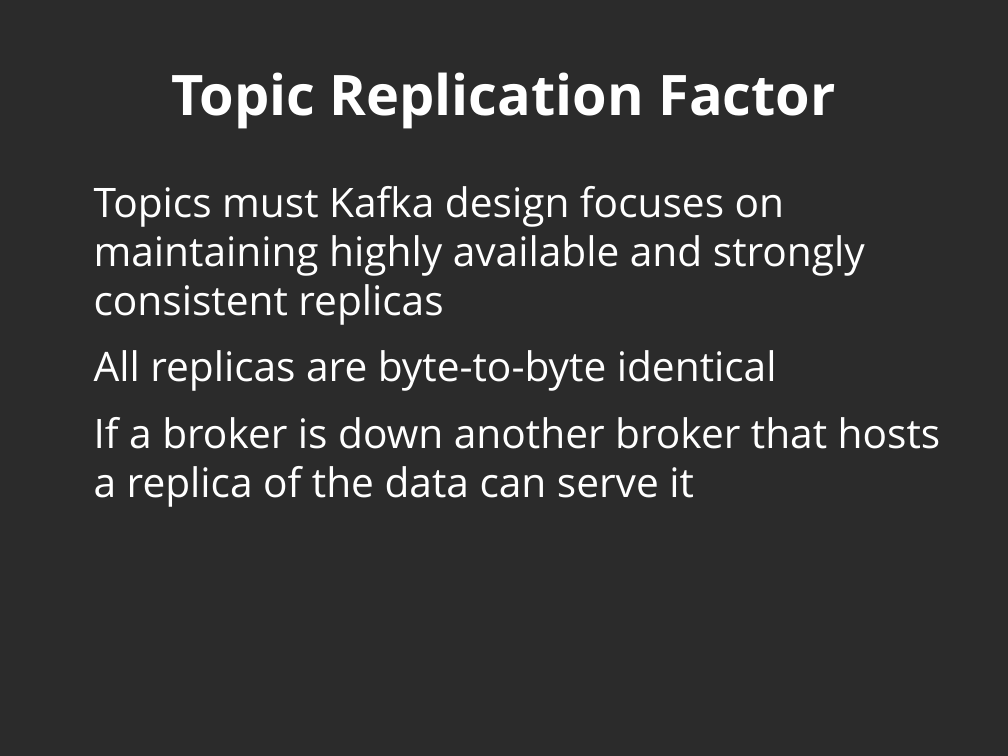
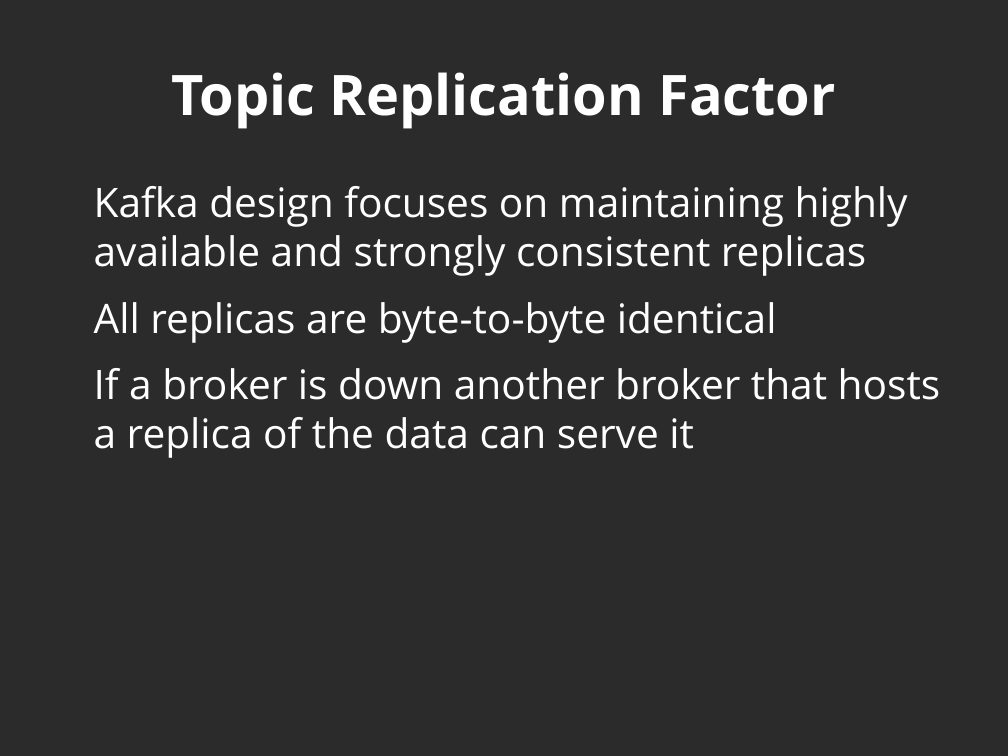
Before and after one commit to javicacheiro/pyspark_course, a slide deck: slide 18 of supplementary/kafka/unit_1_basic_concepts.odp (slide 19 before the commit). Drawn at 1008x756 pixels with LibreOffice and Linux fonts; fonts in the diff are those of the drawing; background and template pictures are left out; a plain dark background stands for a picture behind light text. Boxes give left, top, right and bottom in pixels: in the first picture for what was removed or moved away, otherwise in the second. Text is boxed around its words. In the diff, an @@ line names an element or a change of style, - is before the commit and + after.

```diff
--- a/supplementary/kafka/unit_1_basic_concepts.odp
+++ b/supplementary/kafka/unit_1_basic_concepts.odp
@@ text at (94, 186, 908, 276): text changed @@
-Topics must Kafka design focuses on maintaining highly available and strongly consistent replicas
+Kafka design focuses on maintaining highly available and strongly consistent replicas
```
Also in this commit, not shown: 7 other slides changed, 1 slide removed, 2 other files.
